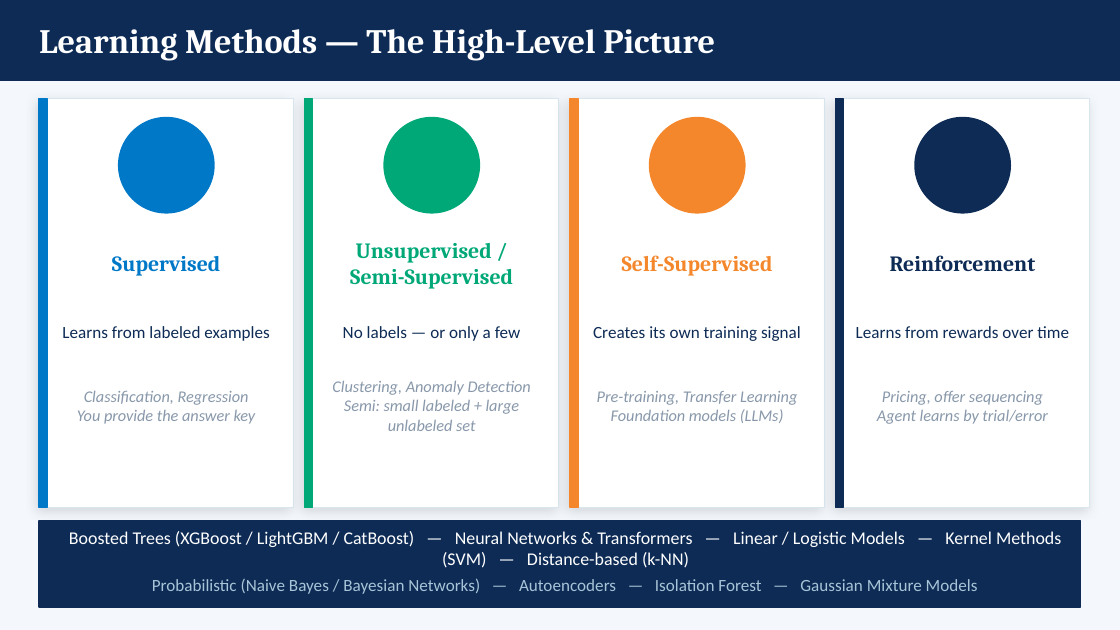
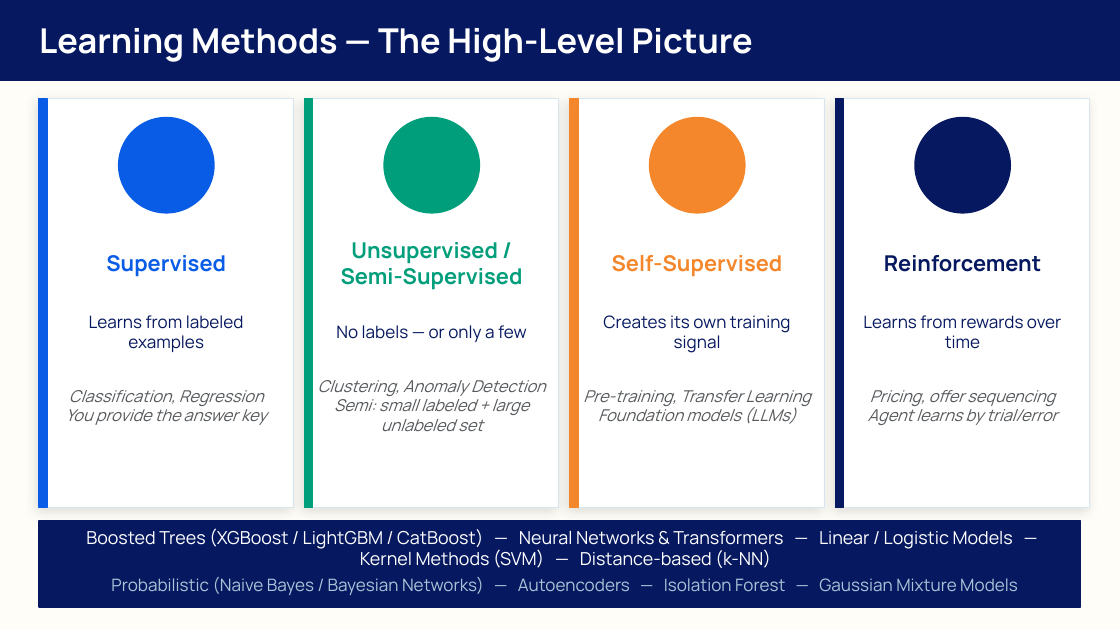
Before and after one commit to MonkeyWrenchGang/jhai_presentations, a slide deck: slide 28 of 14apr2026/data_science_for_banking_jh.pptx (slide 18 before the commit). Drawn at 1120x630 pixels with LibreOffice and Linux fonts; fonts in the diff are those of the drawing. Boxes give left, top, right and bottom in pixels: in the first picture for what was removed or moved away, otherwise in the second. Text is boxed around its words. In the diff, an @@ line names an element or a change of style, - is before the commit and + after.

```diff
--- a/14apr2026/data_science_for_banking_jh.pptx
+++ b/14apr2026/data_science_for_banking_jh.pptx
@@ background #F4F8FC to #FEFDF8 @@
@@ text "Learning Methods — The High-Level ..." at bbox=[39, 28, 753, 62]: font Cambria to Manrope @@
@@ rectangle at bbox=[39, 99, 47, 507]: fill #0078C8 to #085CE5; outline #0078C8 1 pt to #085CE5 1 pt @@
@@ ellipse at bbox=[119, 118, 214, 213]: fill #0078C8 to #085CE5; outline #0078C8 1 pt to #085CE5 1 pt @@
@@ text "Supervised" at bbox=[106, 255, 226, 277]: font Cambria to Manrope, text colour #0078C8 to #085CE5 @@
@@ text "Unsupervised /" at bbox=[341, 242, 523, 290]: font Cambria to Manrope, text colour #00A878 to #009E7A @@
@@ text "Self-Supervised" at bbox=[612, 255, 783, 277]: font Cambria to Manrope @@
@@ text "Reinforcement" at bbox=[884, 255, 1041, 272]: font Cambria to Manrope, text colour #0D2B55 to #06185F @@
@@ font Calibri to Manrope, text colour #0D2B55 to #06185F in 4 elements at bbox=[89, 315, 244, 352], bbox=[336, 325, 527, 342], bbox=[603, 315, 791, 353], bbox=[863, 315, 1061, 349] @@
@@ font Calibri to Manrope, text colour #8898AA to #575A5D in 4 elements at bbox=[66, 390, 267, 425], bbox=[318, 380, 546, 431], bbox=[583, 390, 811, 424], bbox=[868, 390, 1057, 425] @@
@@ fill #0D2B55 to #06185F; outline #0D2B55 1 pt to #06185F 1 pt in 4 elements at bbox=[0, 0, 1120, 81], bbox=[836, 99, 843, 507], bbox=[915, 118, 1010, 213], bbox=[39, 521, 1081, 607] @@
@@ text "Boosted Trees (XGBoost / LightGBM ..." at bbox=[86, 528, 1013, 568]: font Calibri to Manrope @@
@@ text "Probabilistic (Naive Bayes / Bayesian ..." at bbox=[111, 577, 1018, 595]: font Calibri to Manrope @@
```
Also in this commit, not shown: 40 other slides changed, 12 slides added, 2 slides removed, 4 other files.
